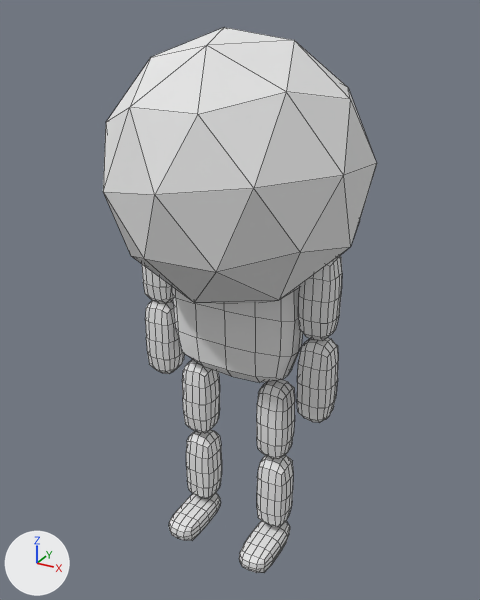
Before and after pictures for a commit that changed the Blender file blender project files/trab.blend.
Before and after are seen from a 50 mm lens placed at (6.09, -11.09, 11.54), pointed at (-0.18, 0.31, 5.84). The lights are fixed; the arrows at lower left show +X, +Y and +Z. Mesh edges are drawn as thin lines.
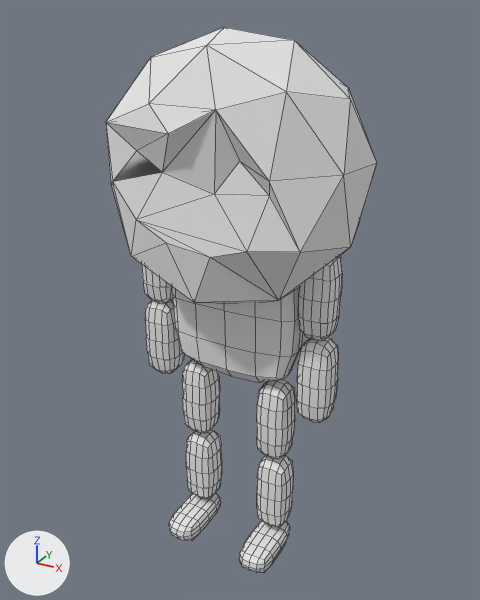
Commit message: added eyes and smile

Where the change shows, as pixel boxes [x1, y1, x2, y2] in the pictures (480 x 600 px):
'Cube', reshaped
    before: [103, 27, 377, 573]
    after: [106, 27, 377, 573]
part 1 of me_cube, built on
    before: [103, 46, 344, 303]
    after: [106, 46, 344, 303]

The edits, one by one:
me_cube is used by ob_cube; location (-1.1, 0.17, 1.35).
me_cube had 1120 vertices, 1136 faces and spanned x -1.57..3.47, y -2.65..2.65, z -1.53..9.86.
me_cube now has 1127 vertices, 1151 faces and spans x -1.57..3.47, y -1.79..2.65, z -1.53..9.86.
Part 1, on me_cube:
5 vertices are removed from x 0.01..1.79, y -2.65..-2.04, z 6.1..8.67.
18 faces are deleted.
2 vertices move from x -0.65..2.44, y -2.17..-2.12, z 7.16..7.61 to x -1.02..2.44, y -1.63..-1.39, z 7.14..7.61.
12 vertices are added at x -0.46..2.36, y -1.79..-1.3, z 6.09..8.67.
32 new faces join them.
1 new face joins them, smooth.
